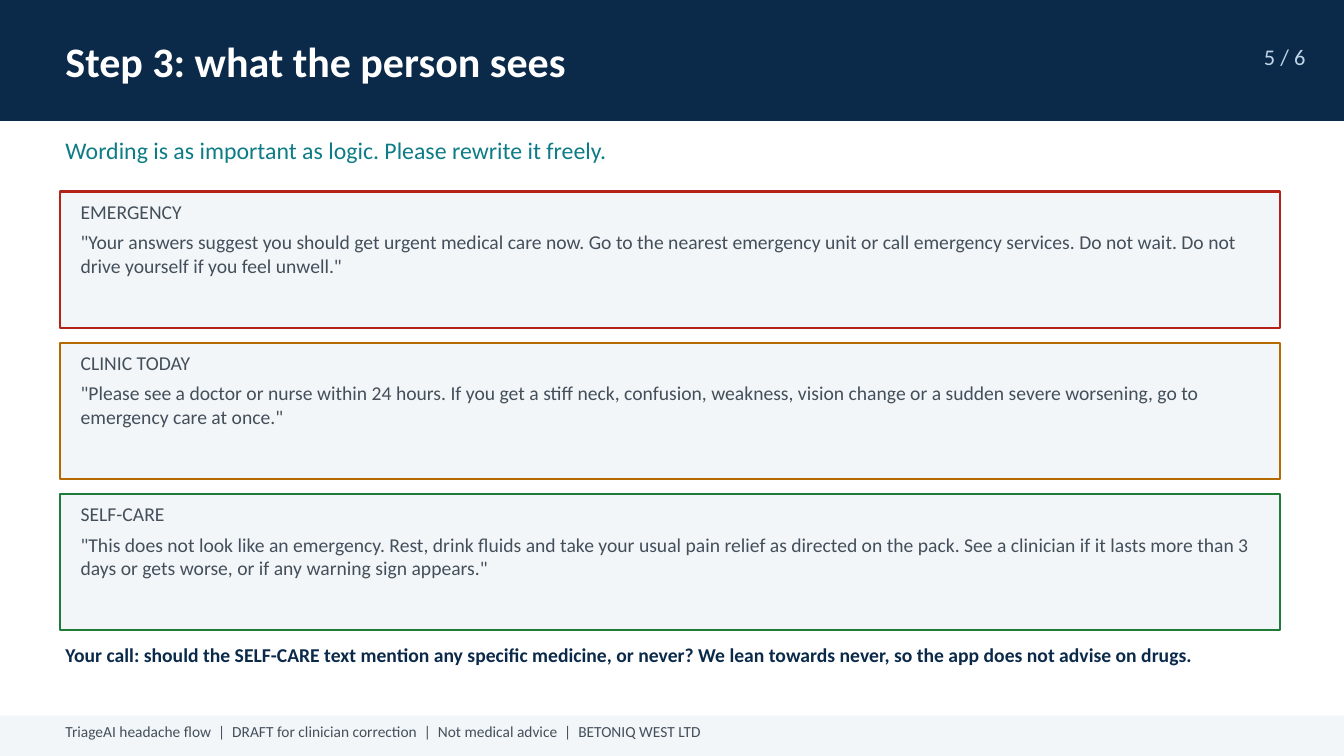
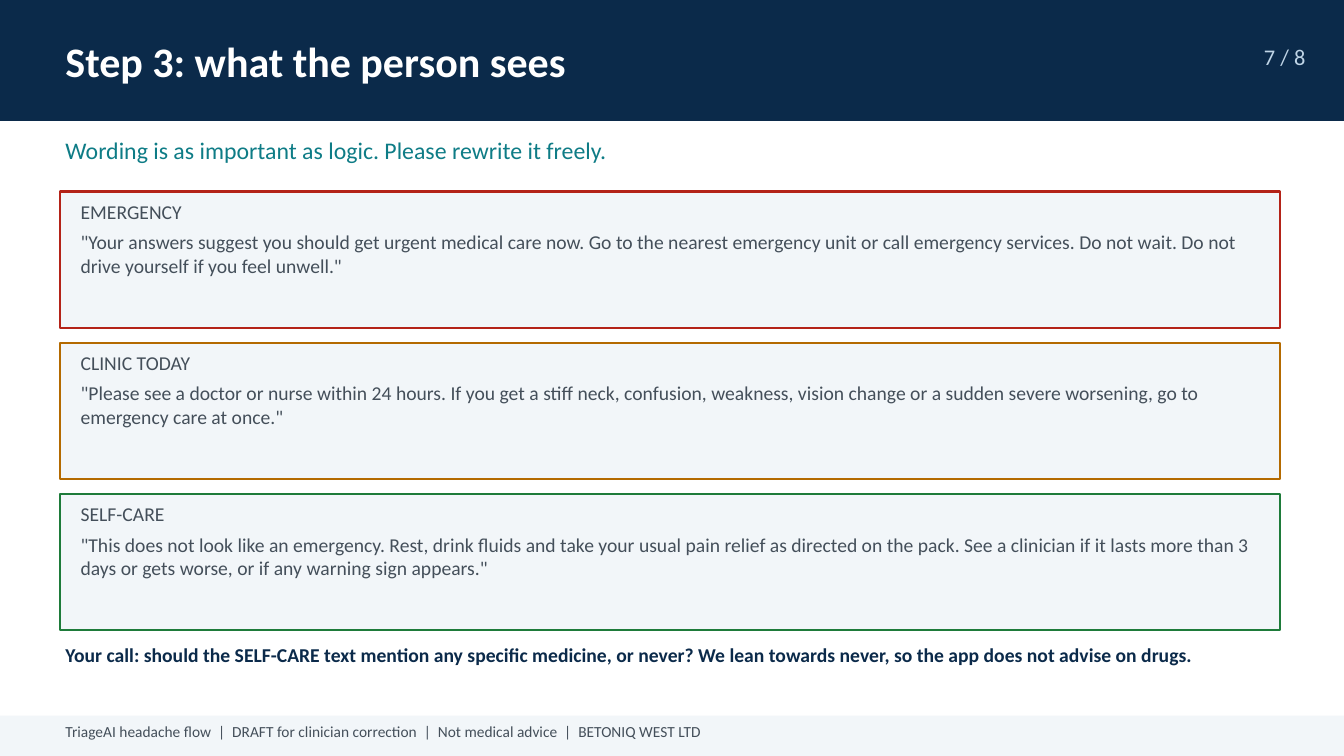
Before and after one commit to TOMDEGGS/BETONIQ-WEST-, a slide deck: slide 7 of triageai-review/TriageAI_Headache_Flow_DRAFT.pptx (slide 5 before the commit). Drawn at 1344x756 pixels with LibreOffice and Linux fonts; fonts in the diff are those of the drawing. Boxes give left, top, right and bottom in pixels: in the first picture for what was removed or moved away, otherwise in the second. Text is boxed around its words. In the diff, an @@ line names an element or a change of style, - is before the commit and + after.

Commit message:
TriageAI review decks: generic wording for any reviewer, 3D symptom illustrations, country and language page

```diff
--- a/triageai-review/TriageAI_Headache_Flow_DRAFT.pptx
+++ b/triageai-review/TriageAI_Headache_Flow_DRAFT.pptx
@@ text at box(1264, 49, 1305, 65): text changed @@
-5 / 6
+7 / 8
```
Also in this commit, not shown: 5 other slides changed, 2 slides added, 3 other files.
